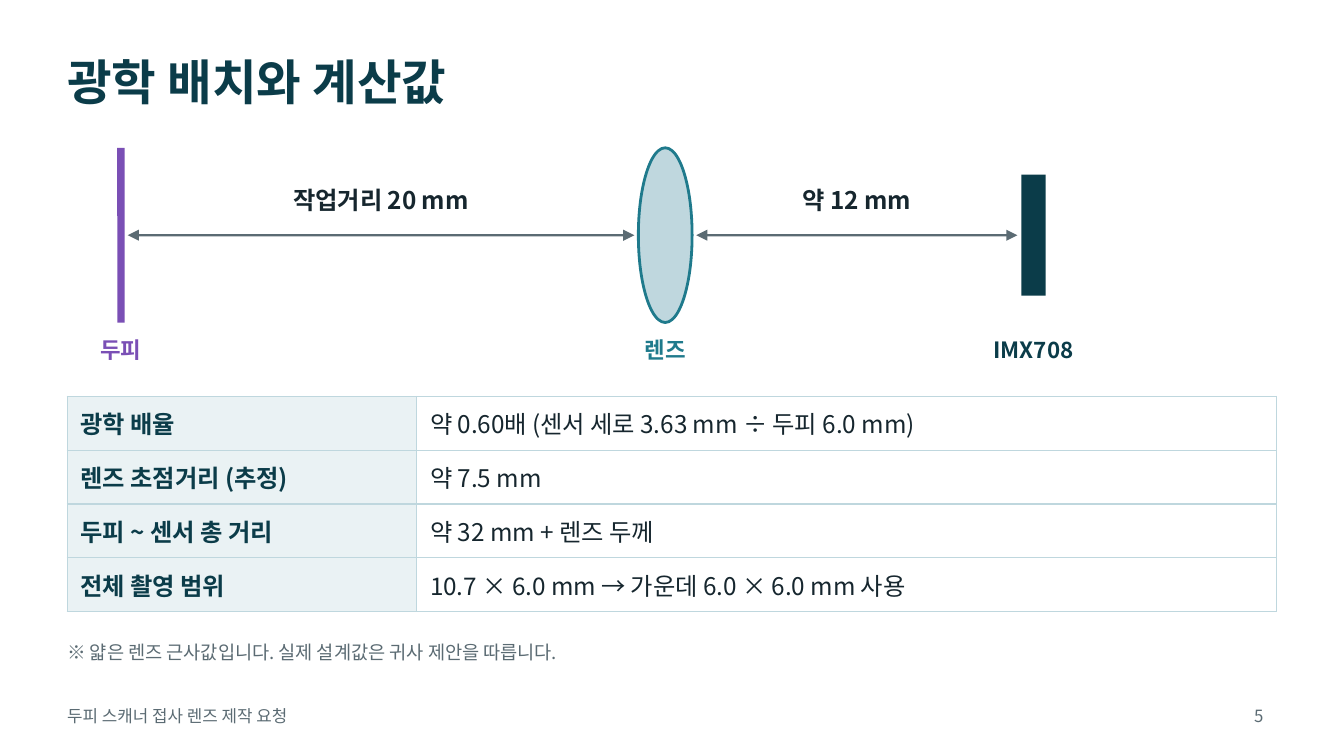
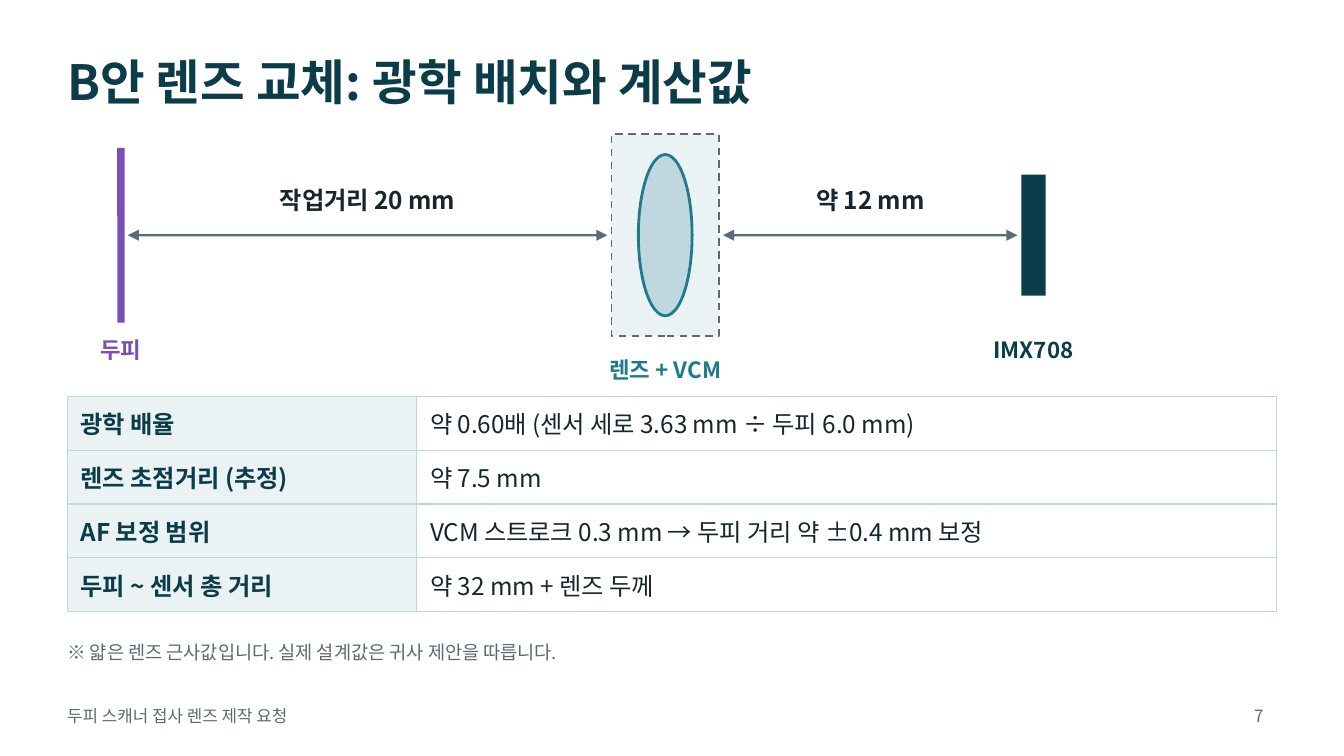
Before and after one commit to urisuni3325-ai/rv1106, a slide deck: slide 7 of docs/lens-rfq-imx708.pptx (slide 5 before the commit). Drawn at 1344x756 pixels with LibreOffice and Linux fonts; fonts in the diff are those of the drawing. Boxes give left, top, right and bottom in pixels: in the first picture for what was removed or moved away, otherwise in the second. Text is boxed around its words. In the diff, an @@ line names an element or a change of style, - is before the commit and + after.

```diff
--- a/docs/lens-rfq-imx708.pptx
+++ b/docs/lens-rfq-imx708.pptx
@@ title at bbox=[67, 59, 752, 105]: text changed @@
-광학 배치와 계산값
+B안 렌즈 교체: 광학 배치와 계산값
@@ rectangle added at bbox=[612, 134, 719, 336], fill #EAF2F4, outline #5B6B73 1 pt dashed @@
@@ text "작업거리 20 mm": place and size @@
-text "작업거리 20 mm" at bbox=[293, 188, 469, 212]
+text "작업거리 20 mm" at bbox=[280, 188, 456, 212]
@@ ellipse: place and size @@
-ellipse at bbox=[638, 148, 692, 323]
+ellipse at bbox=[638, 155, 692, 316]
@@ text "약 12 mm": place and size @@
-text "약 12 mm" at bbox=[803, 188, 911, 211]
+text "약 12 mm" at bbox=[816, 188, 925, 211]
@@ double arrow moved from (128, 235) - (634, 235) to (128, 235) - (607, 235) @@
@@ double arrow moved from (696, 235) - (1017, 235) to (723, 235) - (1017, 235) @@
@@ text at bbox=[609, 359, 721, 380]: text changed @@
-렌즈
+렌즈 + VCM
@@ table at bbox=[67, 396, 1277, 602] @@
+row 3: AF 보정 범위 | VCM 스트로크 0.3 mm → 두피 거리 약 ±0.4 mm 보정
-row 4: 전체 촬영 범위 | 10.7 × 6.0 mm → 가운데 6.0 × 6.0 mm 사용
@@ page number at bbox=[1254, 709, 1263, 722]: text changed @@
-5
+7
```
Also in this commit, not shown: 5 other slides changed, 3 slides added, 1 slide removed.
